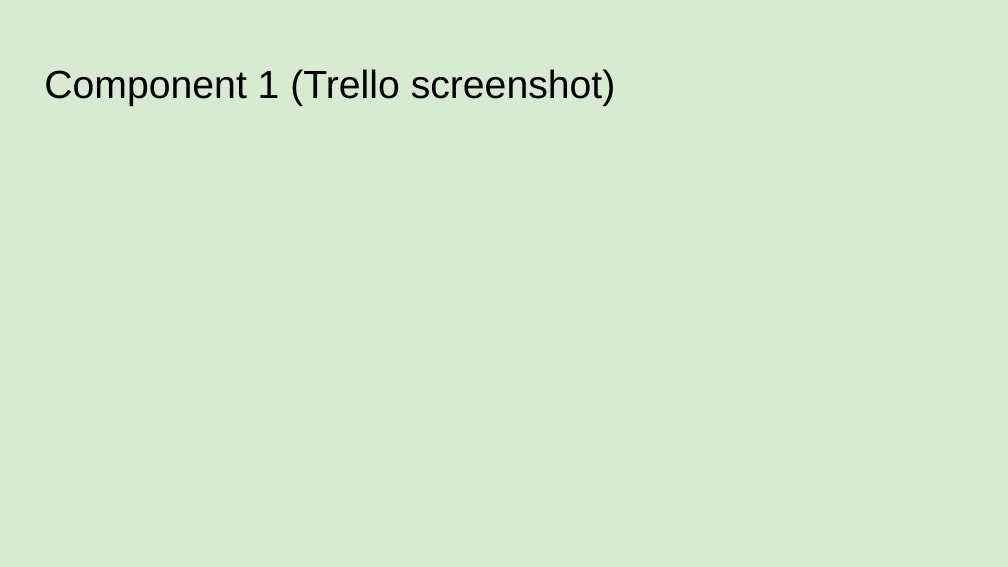
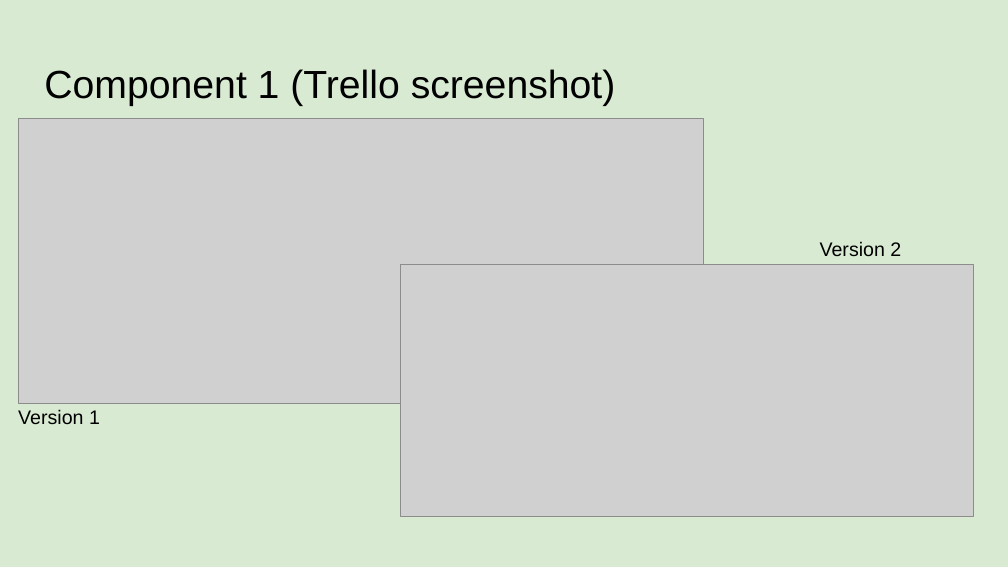
Before and after one commit to LaurenceStewart/Pizza_Bot, a slide deck: slide 4 of 022_91893+_+91897+Documentation.pptx. Drawn at 1008x567 pixels with LibreOffice and Linux fonts; fonts in the diff are those of the drawing; grey boxes stand for pictures. Boxes give left, top, right and bottom in pixels: in the first picture for what was removed or moved away, otherwise in the second. Text is boxed around its words. In the diff, an @@ line names an element or a change of style, - is before the commit and + after.

```diff
--- a/022_91893+_+91897+Documentation.pptx
+++ b/022_91893+_+91897+Documentation.pptx
@@ picture added at box(18, 119, 704, 404) @@
@@ picture added at box(400, 264, 974, 516) @@
@@ text added at box(820, 241, 901, 257), 14 pt, text #000000 @@
+Version 2
@@ text added at box(18, 409, 100, 425), 14 pt, text #000000 @@
+Version 1
```
Also in this commit, not shown: 2 other slides changed, 40 slides added, 1 slide removed, 3 other files.
